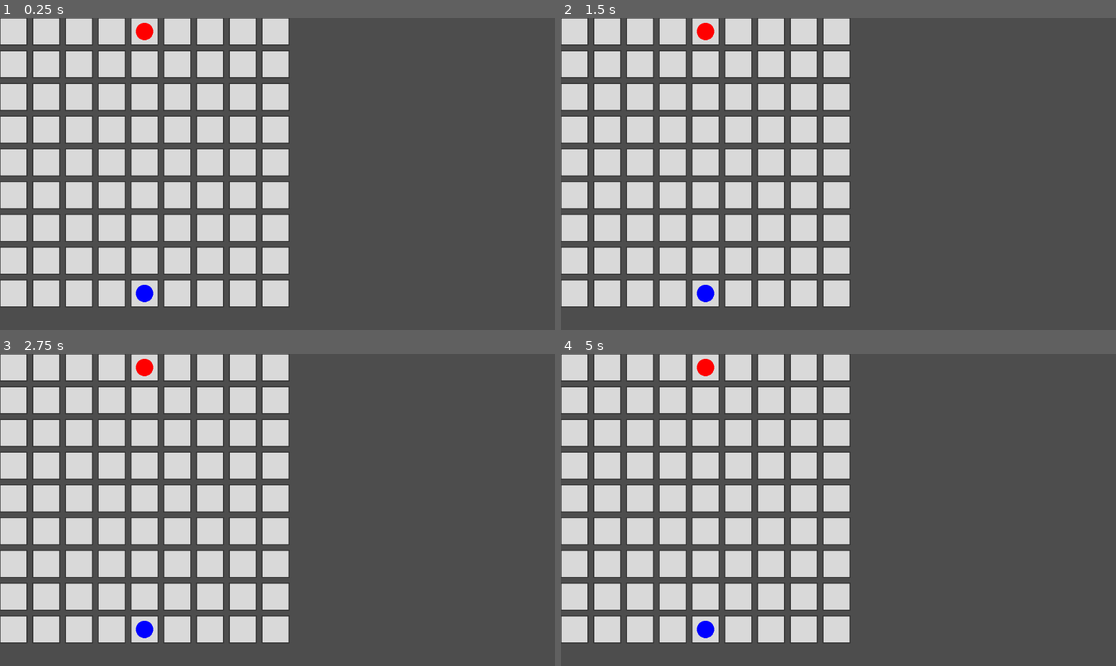
Above: before the commit, frames 1-4 (two rows, left to right).
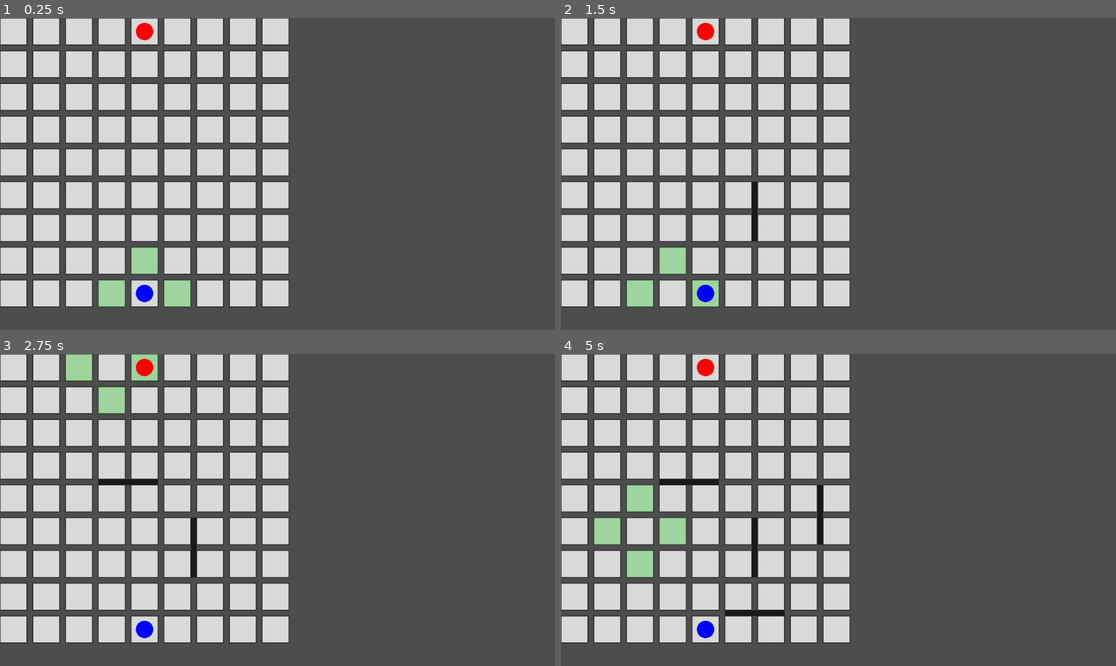
Above: after the commit, the same moments.

Repository: apusharma45/quoridor
Game: Godot game, scene res://Main.tscn
The game is run twice, just before and just after one commit, with the same random seed, the same clock (stepped at 60 frames per second) and the same inputs.
Inputs (mouse positions are in pixels of both pictures, inside the frame that each line leads up to):
- Up to frame 1 (0.25 s): no input
- Up to frame 2 (1.5 s): tap Enter at 0.5 s; move the mouse to (960, 158) at 0.52 s; tap H at 0.6 s; click (960, 158) at 0.67 s; tap Space at 1.25 s; move the mouse to (727, 189) at 1.27 s; tap V at 1.35 s; click (727, 189) at 1.42 s
- Up to frame 3 (2.75 s): tap Enter at 2 s; move the mouse to (333, 441) at 2.02 s; tap H at 2.1 s; click (333, 441) at 2.17 s
- Up to frame 4 (5 s): tap Space at 2.75, 4.25 s; move the mouse to (810, 572) at 2.77 s; tap V at 2.85, 4.35 s; click (810, 572) at 2.92 s; tap Enter at 3.5 s; move the mouse to (1005, 556) at 3.52 s; tap H at 3.6 s; click (1005, 556) at 3.67 s; move the mouse to (672, 463) at 4.27 s; click (672, 463) at 4.42 s

The runs differ from the first frame. In frame 1, 1.3% of the frame differs, in the area x 17-35%, y 73-93%; in frame 2, 1.3%; in frame 3, 1.5%; in frame 4, 2.4%, in the area x 5-48%, y 40-84%.

Commit message:
Added some more functionality

Diff:
--- /dev/null
+++ b/GameState.gd
@@ -0,0 +1,27 @@
+extends RefCounted
+class_name GameState
+
+const GRID_SIZE := 9
+
+var player1_pos: Vector2i
+var player2_pos: Vector2i
+var is_player1_turn: bool
+
+var h_walls: Array[Vector2i]
+var v_walls: Array[Vector2i]
+
+func _init():
+	player1_pos = Vector2i(4, 8)
+	player2_pos = Vector2i(4, 0)
+	is_player1_turn = true
+	h_walls = []
+	v_walls = []
+
+func clone() -> GameState:
+	var s: GameState = GameState.new()
+	s.player1_pos = player1_pos
+	s.player2_pos = player2_pos
+	s.is_player1_turn = is_player1_turn
+	s.h_walls = h_walls.duplicate()
+	s.v_walls = v_walls.duplicate()
+	return s
--- a/board.gd
+++ b/board.gd
@@ -1,15 +1,21 @@
 extends Node2D
-
+var state: GameState
+var hover_cell := Vector2i(-1, -1)
+var highlight_moves: Array[Vector2i] = []
 const GRID_SIZE := 9
 const CELL := 56
 const GAP := 12
-
+var warn_dialog: AcceptDialog
 enum WallMode { NONE, H, V }
 var wall_mode: WallMode = WallMode.NONE
-
+var game_over := false
+var winner := ""  # "Blue" or "Red"
 var player1_pos := Vector2i(4, 8) # blue bottom
 var player2_pos := Vector2i(4, 0) # red top
 var is_player1_turn := true
+var ai_vs_ai := true
+var ai_delay := 0.25
+var ai_timer := 0.0
 
 # store walls by their top-left cell coordinate (x,y)
 # H wall sits in the horizontal gap below cell (x,y), spans two cells (x..x+1)
@@ -19,8 +25,24 @@
 
 
 func _ready() -> void:
+	randomize()
+	warn_dialog = AcceptDialog.new()
+	warn_dialog.title = "Invalid Wall Placement"
+	add_child(warn_dialog)
+	state = GameState.new()
+
 	queue_redraw()
 
+func show_warning(msg: String) -> void:
+	warn_dialog.dialog_text = msg
+	warn_dialog.popup_centered()
+func check_win() -> void:
+	if player1_pos.y == 0:
+		game_over = true
+		winner = "Blue"
+	elif player2_pos.y == GRID_SIZE - 1:
+		game_over = true
+		winner = "Red"
 
 func cell_origin(c: Vector2i) -> Vector2:
 	return Vector2(c.x * (CELL + GAP), c.y * (CELL + GAP))
@@ -85,6 +107,9 @@
 		return Vector2i(gx, gy)
 
 	return Vector2i(-1, -1)
+
+
+
 
 
 func is_adjacent(a: Vector2i, b: Vector2i) -> bool:
@@ -152,11 +177,215 @@
 
 	return false
 
-
+func in_bounds(c: Vector2i) -> bool:
+	return c.x >= 0 and c.x < GRID_SIZE and c.y >= 0 and c.y < GRID_SIZE
+
+
+func neighbors(c: Vector2i) -> Array[Vector2i]:
+	var result: Array[Vector2i] = []
+	var dirs = [Vector2i(1,0), Vector2i(-1,0), Vector2i(0,1), Vector2i(0,-1)]
+	for d in dirs:
+		var n = c + d
+		if in_bounds(n) and not is_blocked(c, n):
+			result.append(n)
+	return result
+
+
+func has_path_to_goal(start: Vector2i, goal_y: int) -> bool:
+	# BFS on cells; ignores pawns (standard for wall legality)
+	var q: Array[Vector2i] = [start]
+	var visited := {}
+	visited[start] = true
+
+	while q.size() > 0:
+		var cur = q.pop_front()
+		if cur.y == goal_y:
+			return true
+
+		for n in neighbors(cur):
+			if not visited.has(n):
+				visited[n] = true
+				q.append(n)
+
+	return false
+
+
+func wall_keeps_paths() -> bool:
+	# Player1 (blue) goal is TOP row y=0
+	# Player2 (red) goal is BOTTOM row y=GRID_SIZE-1
+	return has_path_to_goal(player1_pos, 0) and has_path_to_goal(player2_pos, GRID_SIZE - 1)
+
+
+
+
+func legal_pawn_moves(me: Vector2i, other: Vector2i) -> Array[Vector2i]:
+	var moves: Array[Vector2i] = []
+	var dirs: Array[Vector2i] = [Vector2i(1,0), Vector2i(-1,0), Vector2i(0,1), Vector2i(0,-1)]
+
+	for d: Vector2i in dirs:
+		var n: Vector2i = me + d
+		if not in_bounds(n):
+			continue
+		if is_blocked(me, n):
+			continue
+
+		# normal move to empty adjacent cell
+		if n != other:
+			moves.append(n)
+			continue
+
+		# opponent is adjacent: attempt straight jump
+		var behind: Vector2i = other + d
+		var can_jump_straight := in_bounds(behind) and (not is_blocked(other, behind))
+
+		if can_jump_straight:
+			moves.append(behind)
+		else:
+			# straight jump blocked (or border): allow diagonal around opponent
+			var perp: Array[Vector2i]
+			if d.x != 0:
+				perp = [Vector2i(0,1), Vector2i(0,-1)]
+			else:
+				perp = [Vector2i(1,0), Vector2i(-1,0)]
+
+			for pd: Vector2i in perp:
+				var diag: Vector2i = other + pd
+				if in_bounds(diag) and (not is_blocked(other, diag)):
+					moves.append(diag)
+
+	return moves
+
+
+
+func legal_pawn_actions(me: Vector2i, other: Vector2i) -> Array[Dictionary]:
+	var acts: Array[Dictionary] = []
+	for m in legal_pawn_moves(me, other):
+		acts.append({"type":"move", "to": m})
+	return acts
+
+
+func legal_wall_actions() -> Array[Dictionary]:
+	# brute force all possible wall anchors (0..7, 0..7) for both orientations
+	var acts: Array[Dictionary] = []
+	for y in range(0, 8):
+		for x in range(0, 8):
+			var w := Vector2i(x, y)
+
+			# H candidate
+			if not h_walls.has(w) \
+			and not h_walls.has(Vector2i(x - 1, y)) \
+			and not h_walls.has(Vector2i(x + 1, y)) \
+			and not v_walls.has(w):
+				h_walls.append(w)
+				var ok := wall_keeps_paths()
+				h_walls.pop_back()
+				if ok:
+					acts.append({"type":"wall", "ori":"H", "at": w})
+
+			# V candidate
+			if not v_walls.has(w) \
+			and not v_walls.has(Vector2i(x, y - 1)) \
+			and not v_walls.has(Vector2i(x, y + 1)) \
+			and not h_walls.has(w):
+				v_walls.append(w)
+				var ok2 := wall_keeps_paths()
+				v_walls.pop_back()
+				if ok2:
+					acts.append({"type":"wall", "ori":"V", "at": w})
+
+	return acts
+
+
+func legal_actions_for_turn() -> Array[Dictionary]:
+	# For now, we allow both move and wall actions.
+	# (Later you can limit wall actions if you track remaining wall counts.)
+	var acts: Array[Dictionary] = []
+
+	if is_player1_turn:
+		acts.append_array(legal_pawn_actions(player1_pos, player2_pos))
+	else:
+		acts.append_array(legal_pawn_actions(player2_pos, player1_pos))
+
+	acts.append_array(legal_wall_actions())
+	return acts
+func apply_action(action: Dictionary) -> void:
+	if action["type"] == "move":
+		var to: Vector2i = action["to"]
+		if is_player1_turn:
+			player1_pos = to
+		else:
+			player2_pos = to
+		is_player1_turn = !is_player1_turn
+		check_win()
+		return
+
+	if action["type"] == "wall":
+		var at: Vector2i = action["at"]
+		var ori: String = action["ori"]
+		if ori == "H":
+			h_walls.append(at)
+		else:
+			v_walls.append(at)
+		is_player1_turn = !is_player1_turn
+		check_win()
+		return
+
+
+func _process(delta: float) -> void:
+	# --- highlight moves ---
+	var p := to_local(get_viewport().get_mouse_position())
+	var cell := mouse_to_cell(p)
+	if cell != hover_cell:
+		hover_cell = cell
+		if is_player1_turn:
+			highlight_moves = legal_pawn_moves(player1_pos, player2_pos)
+		else:
+			highlight_moves = legal_pawn_moves(player2_pos, player1_pos)
+		queue_redraw()
+
+	# --- AI vs AI autoplay ---
+	if not ai_vs_ai:
+		return
+	if game_over:
+		return
+
+	ai_timer += delta
+	if ai_timer < ai_delay:
+		return
+	ai_timer = 0.0
+
+	# Get pawn actions for current player
+	var pawn_actions: Array[Dictionary]
+	if is_player1_turn:
+		pawn_actions = legal_pawn_actions(player1_pos, player2_pos)
+	else:
+		pawn_actions = legal_pawn_actions(player2_pos, player1_pos)
+
+	# Get wall actions (can be expensive, but ok for now)
+	var wall_actions: Array[Dictionary] = legal_wall_actions()
+
+	var roll := randi() % 100
+	var choose_move := roll < 80
+
+	var chosen: Dictionary
+
+	if choose_move and pawn_actions.size() > 0:
+		chosen = pawn_actions[randi() % pawn_actions.size()]
+	elif wall_actions.size() > 0:
+		chosen = wall_actions[randi() % wall_actions.size()]
+	elif pawn_actions.size() > 0:
+		chosen = pawn_actions[randi() % pawn_actions.size()]
+	else:
+		print("No legal actions?!")
+		return
+
+	print(("Blue" if is_player1_turn else "Red"), " chose: ", chosen)
+	apply_action(chosen)
+	queue_redraw()
 
 
 func _input(event: InputEvent) -> void:
-	# --- handle keys (reliable) ---
+	# --- handle keys ---
 	if event is InputEventKey and event.pressed and not event.echo:
 		if event.keycode == KEY_H:
 			wall_mode = WallMode.H
@@ -192,20 +421,24 @@
 					queue_redraw()
 					return
 
-				# crossing (same coordinate as vertical)
+				# crossing
 				if v_walls.has(w):
 					print("Invalid H wall (crossing):", w)
 					queue_redraw()
 					return
 
-				# place wall
+				# tentatively place then validate paths
 				h_walls.append(w)
+				if not wall_keeps_paths():
+					h_walls.pop_back()
+					show_warning("You can't place that wall because it blocks all paths to the goal for at least one player.")
+					queue_redraw()
+					return
+
+				# success: wall uses turn + exit wall mode
 				print("Placed H wall:", w)
-
-				# wall uses the turn + exit wall mode
 				is_player1_turn = !is_player1_turn
 				wall_mode = WallMode.NONE
-
 				queue_redraw()
 				return
 
@@ -226,50 +459,46 @@
 					queue_redraw()
 					return
 
-				# crossing (same coordinate as horizontal)
+				# crossing
 				if h_walls.has(w):
 					print("Invalid V wall (crossing):", w)
 					queue_redraw()
 					return
 
-				# place wall
+				# tentatively place then validate paths
 				v_walls.append(w)
+				if not wall_keeps_paths():
+					v_walls.pop_back()
+					show_warning("You can't place that wall because it blocks all paths to the goal for at least one player.")
+					queue_redraw()
+					return
+
+				# success: wall uses turn + exit wall mode
 				print("Placed V wall:", w)
-
-				# wall uses the turn + exit wall mode
 				is_player1_turn = !is_player1_turn
 				wall_mode = WallMode.NONE
-
 				queue_redraw()
 				return
 
-		# ===== PAWN MODE =====
+		# ===== PAWN MODE (uses full legal move generator incl. diagonal) =====
 		var target := mouse_to_cell(p)
 		if target.x == -1:
 			return
 
 		if is_player1_turn:
-			# normal 1-step move, blocked by walls
-			if is_adjacent(player1_pos, target) and target != player2_pos and not is_blocked(player1_pos, target):
+			var moves := legal_pawn_moves(player1_pos, player2_pos)
+			if moves.has(target):
 				player1_pos = target
 				is_player1_turn = false
-			else:
-				# jump move (NOTE: we haven't applied wall-blocking to jump yet; we'll do next)
-				var jt := jump_target(player1_pos, player2_pos, target)
-				if jt.x != -1:
-					player1_pos = jt
-					is_player1_turn = false
 		else:
-			if is_adjacent(player2_pos, target) and target != player1_pos and not is_blocked(player2_pos, target):
+			var moves := legal_pawn_moves(player2_pos, player1_pos)
+			if moves.has(target):
 				player2_pos = target
 				is_player1_turn = true
-			else:
-				var jt := jump_target(player2_pos, player1_pos, target)
-				if jt.x != -1:
-					player2_pos = jt
-					is_player1_turn = true
 
 		queue_redraw()
+
+
 
 
 func _draw() -> void:
@@ -293,10 +522,15 @@
 		var wall_pos := Vector2(top_left.x + CELL, top_left.y)
 		var wall_size := Vector2(GAP, (CELL * 2) + GAP)
 		draw_rect(Rect2(wall_pos, wall_size), Color(0.1, 0.1, 0.1), true)
+	# --- Highlight legal moves for current player ---
+	for m in highlight_moves:
+		var top_left := cell_origin(m)
+		var r := Rect2(top_left, Vector2(CELL, CELL))
+		draw_rect(r, Color(0.2, 0.8, 0.2, 0.35), true)
 
 	# --- Draw pawns ---
-	var p1_center := cell_origin(player1_pos) + Vector2(CELL/2, CELL/2)
+	var p1_center := cell_origin(state.player1_pos) + Vector2(CELL/2, CELL/2)
 	draw_circle(p1_center, CELL/3, Color.BLUE)
 
-	var p2_center := cell_origin(player2_pos) + Vector2(CELL/2, CELL/2)
+	var p2_center := cell_origin(state.player2_pos) + Vector2(CELL/2, CELL/2)
 	draw_circle(p2_center, CELL/3, Color.RED)
Not shown, added: GameState.gd.uid
